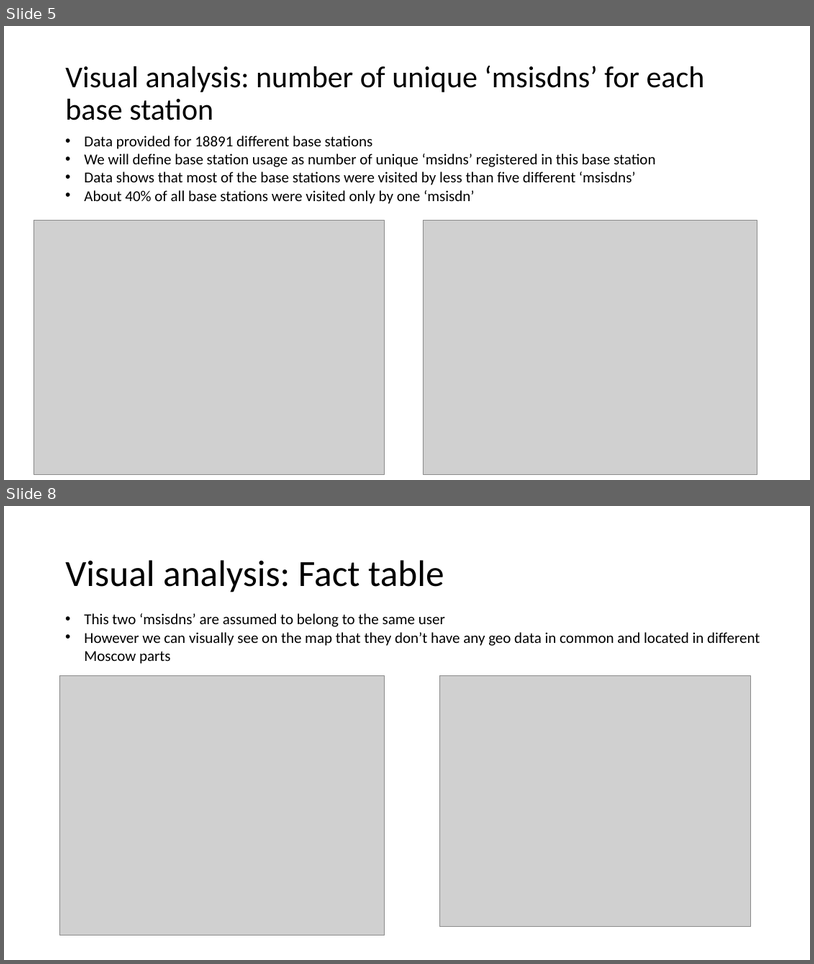
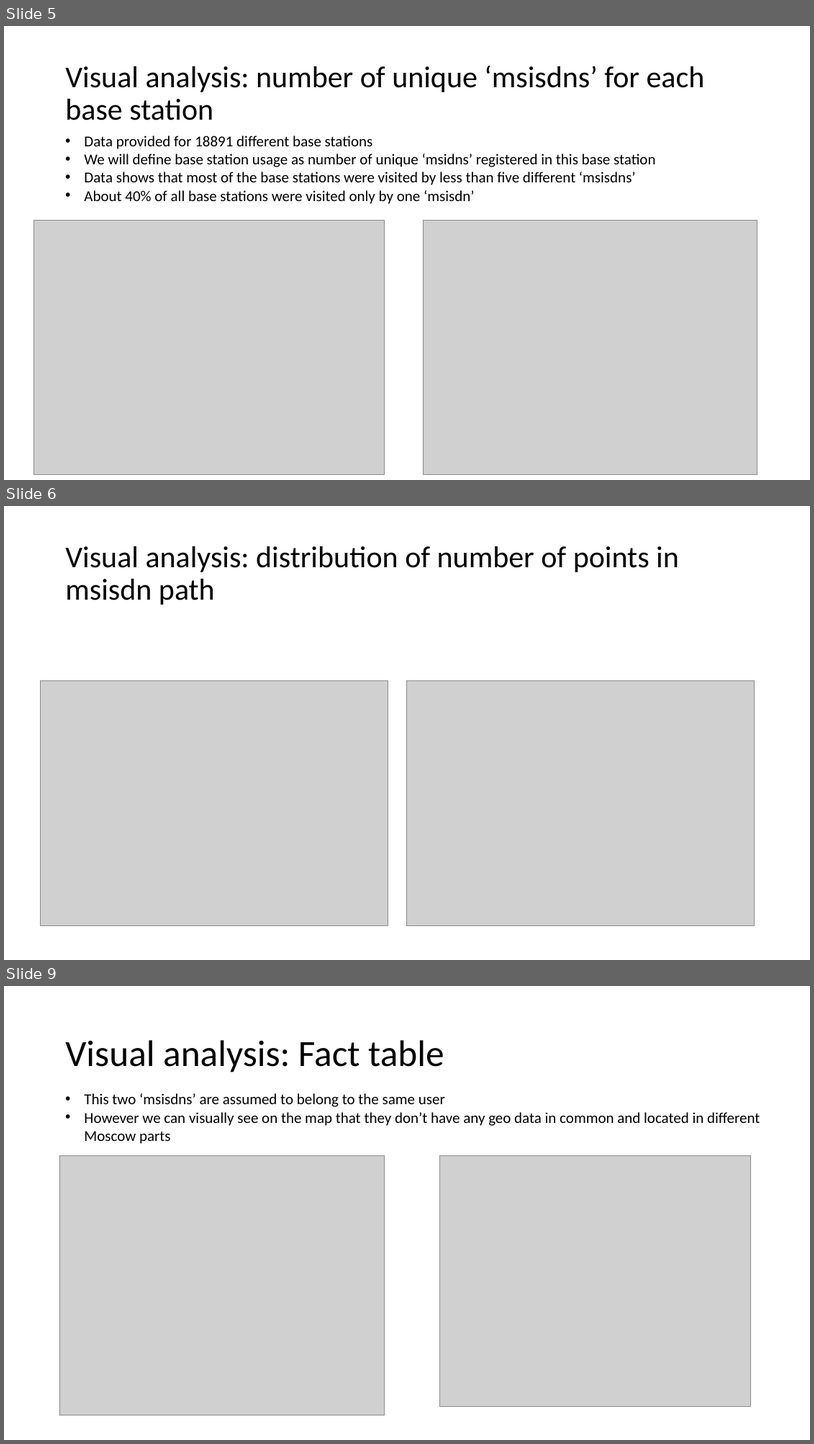
Before and after one commit to Sirorezka/Telecom_project, a slide deck: my_ppt.pptx. Shown one above the other, each under a label of ours: slides 5 and 8 before the commit, slides 5, 6 and 9 after it; the slides between them are not shown. The pictures are 814x964 and 814x1444 pixels, drawn with LibreOffice and Linux fonts; fonts in the diff are those of the drawing; grey boxes stand for pictures. Boxes give left, top, right and bottom in pixels: in the first picture for what was removed or moved away, otherwise in the second. Text is boxed around its words. In the diff, an @@ line names an element or a change of style, - is before the commit and + after.

```diff
--- a/my_ppt.pptx
+++ b/my_ppt.pptx
@@ slide 6 added at (4,506,810,960), background #FFFFFF @@
@@ title added at (65,546,679,605), 36 pt, text #000000 @@
+Visual analysis: distribution of number of points in msisdn path
@@ picture added at (40,680,388,925) @@
@@ picture added at (407,680,756,925) @@
@@ what was slide 8 is now slide 9 @@
```
Also in this commit, not shown: 9 slides changed, 1 other slide added, 1 slide removed, 6 other files.
